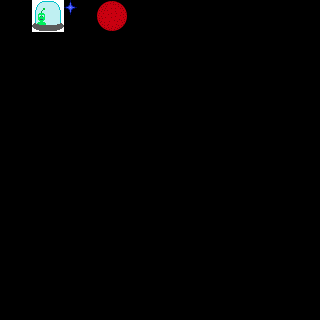
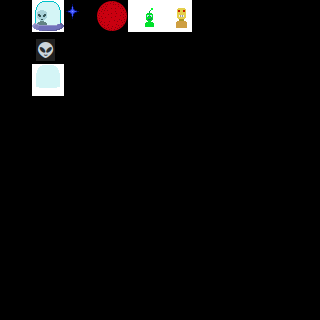
Layered file, before and after one edit (320 × 320). Changes by layer:
added layer "Paint Layer 5" (2nd of 2) (17%) above "Dessins" over [32, 0, 79, 96]
painted on "Dessins" over [32, 0, 192, 96]
painted on "Background" over [32, 0, 192, 96]
